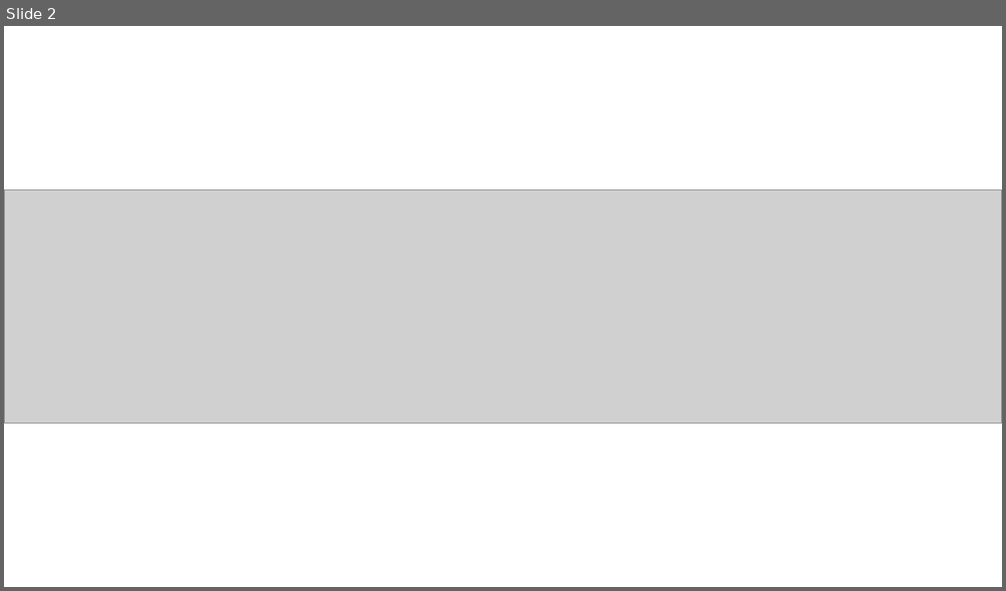
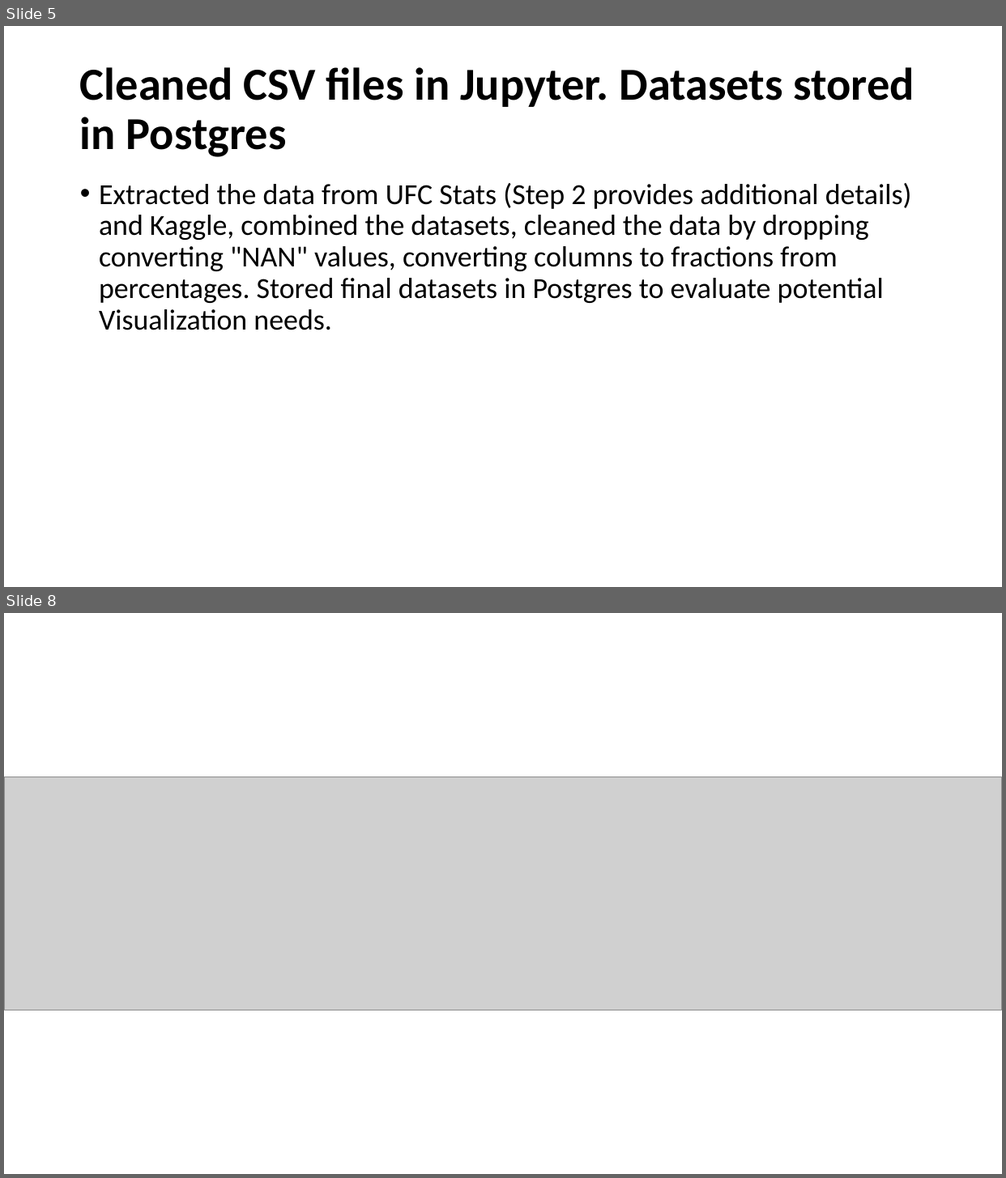
Before and after one commit to Rich-Hamilton88/machine_learning_project, a slide deck: Machine Learning Project/UFC.pptx. Shown one above the other, each under a label of ours: slide 2 before the commit, slides 5 and 8 after it; the slides between them are not shown. The pictures are 1006x591 and 1006x1178 pixels, drawn with LibreOffice and Linux fonts; fonts in the diff are those of the drawing; grey boxes stand for pictures. Boxes give left, top, right and bottom in pixels: in the first picture for what was removed or moved away, otherwise in the second. Text is boxed around its words. In the diff, an @@ line names an element or a change of style, - is before the commit and + after.

```diff
--- a/Machine Learning Project/UFC.pptx
+++ b/Machine Learning Project/UFC.pptx
@@ slide 5 added at [4, 26, 1002, 587], background #FFFFFF @@
@@ title added at [80, 67, 914, 157], 44 pt, text #000000, bold @@
+Cleaned CSV files in Jupyter. Datasets stored in Postgres
@@ text added at [99, 183, 912, 331], 28 pt, text #000000 @@
+• Extracted the data from UFC Stats (Step 2 provides additional details) and Kaggle, combined the datasets, cleaned the data by dropping converting "NAN" values, converting columns to fractions from percentages. Stored final datasets in Postgres to evaluate potential Visualization needs.
@@ what was slide 2 is now slide 8 @@
```
Also in this commit, not shown: 1 slide changed, 8 other slides added.
